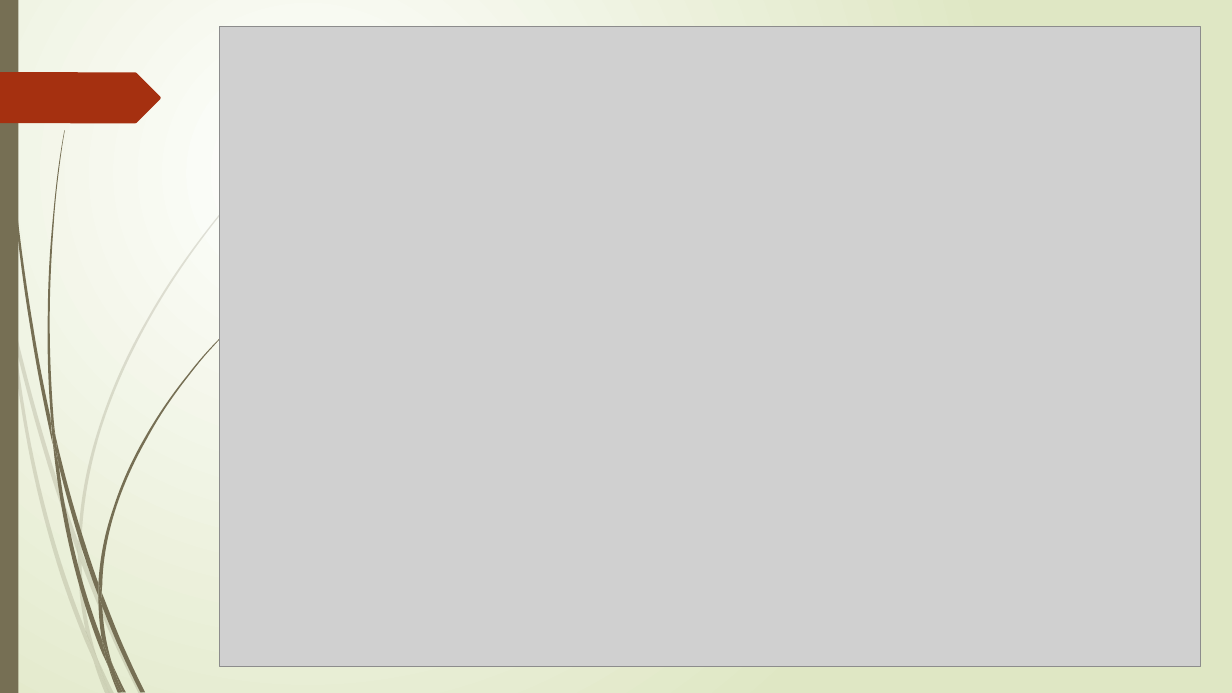
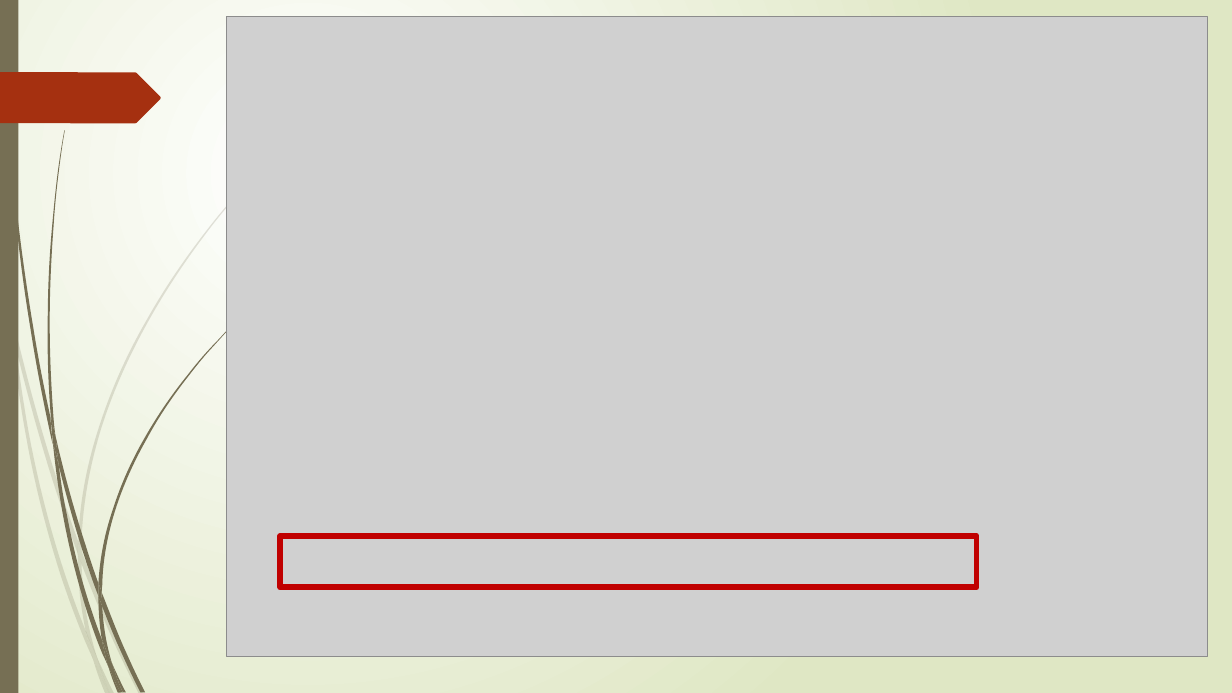
Before and after one commit to MarisaAlves/Project_Diabetes, a slide deck: slide 6 of Diabetes_Presentation.pptx (slide 4 before the commit). Drawn at 1232x693 pixels with LibreOffice and Linux fonts; fonts in the diff are those of the drawing; grey boxes stand for pictures. Boxes give left, top, right and bottom in pixels: in the first picture for what was removed or moved away, otherwise in the second. Text is boxed around its words. In the diff, an @@ line names an element or a change of style, - is before the commit and + after.

```diff
--- a/Diabetes_Presentation.pptx
+++ b/Diabetes_Presentation.pptx
@@ picture moved from (x1=219, y1=27, x2=1201, y2=666) to (x1=226, y1=17, x2=1208, y2=656) @@
@@ rectangle added at (x1=280, y1=536, x2=977, y2=588), outline #C00000 4.5 pt @@
```
Also in this commit, not shown: 3 other slides changed, 5 slides added, 2 slides removed.
